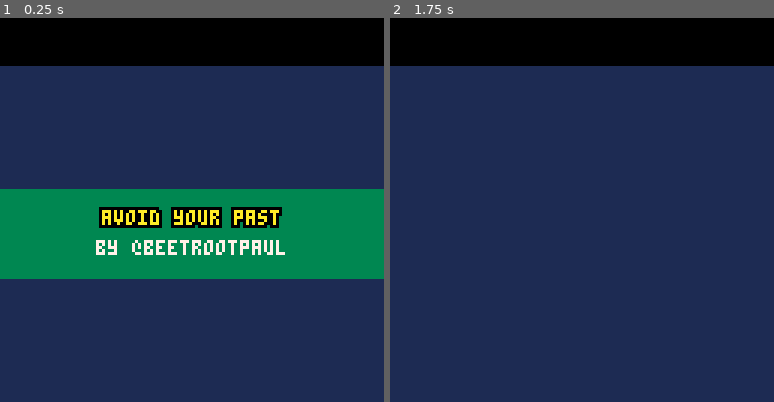
Above: before the commit, frames 1-2 (left to right).
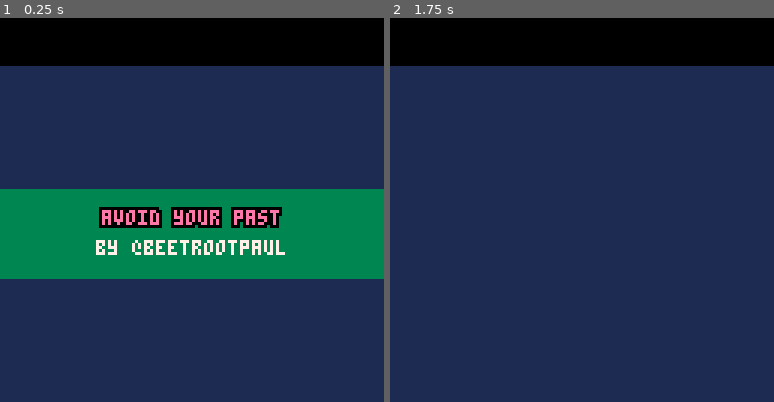
Above: after the commit, the same moments.

Repository: beetrootpaul/avoid-your-past
Game: PICO-8 cartridge avoid-your-past.p8
Same seed, same stepped clock (60 frames per second), same inputs: the game is played once before the commit and once after it.
Inputs:
- Up to frame 1 (0.25 s): no input
- Up to frame 2 (1.75 s): tap X (X key) at 0.33, 1.07 s; tap O (Z key) at 0.7, 1.7 s; hold Right from 1.6 s (still down)

The runs differ from the first frame. In frame 1, 0.8% of the frame differs, in the area x 26-73%, y 50-54%; in frame 2, nothing differs.

Commit message:
polishing

Diff:
--- a/src/game_states/game_state_gameplay.lua
+++ b/src/game_states/game_state_gameplay.lua
@@ -8,7 +8,7 @@
     local memory_chain = new_memory_chain()
 
     local trail_particles = {}
-    local invulnerable = false
+    local vulnerable = true
     local can_collect_coins = true
 
     local score = 0
@@ -20,7 +20,7 @@
     function on_coin_taken()
         sfx(0)
         score = score + 10
-        if not invulnerable then
+        if vulnerable then
             local last_memory = memory_chain.last_memory_or_player(player)
             last_memory.memory = new_memory({ origin = last_memory })
         end
@@ -28,9 +28,10 @@
 
     function hide_memories()
         sfx(2)
-        invulnerable = true
+        score = score + 1
+        vulnerable = false
         special_phase = {
-            label = "invulnerability",
+            label = "invulnerable",
             color = u.colors.pink,
             ttl_max = 150,
             ttl = 150,
@@ -39,6 +40,7 @@
 
     function hide_coins()
         sfx(1)
+        score = score + 3
         can_collect_coins = false
         special_phase = {
             label = "cannot collect coins",
@@ -80,7 +82,7 @@
             end
             if special_phase.ttl <= 0 then
                 special_phase = nil
-                invulnerable = false
+                vulnerable = true
                 can_collect_coins = true
                 level.reset_bg()
                 level.set_bg_pattern(nil)
@@ -121,7 +123,7 @@
                 }))
             end
             memory.follow_origin()
-            if not invulnerable then
+            if vulnerable then
                 if memory.is_active and collisions.have_circles_collided(
                     memory.collision_circle(),
                     player.collision_circle()
@@ -158,7 +160,7 @@
         level.draw_bg()
 
         for i = 1, #trail_particles do
-            if not trail_particles[i].is_of_memory or not invulnerable then
+            if not trail_particles[i].is_of_memory or vulnerable then
                 trail_particles[i].draw()
             end
         end
@@ -169,7 +171,7 @@
 
         player.draw()
 
-        if not invulnerable then
+        if vulnerable then
             memory_chain.for_each_memory_in_order(player, function(memory)
                 memory.draw()
             end)
--- a/src/game_states/game_state_over.lua
+++ b/src/game_states/game_state_over.lua
@@ -72,7 +72,7 @@
                 text.score,
                 u.screen_edge_px / 2 - text_score_w / 2,
                 sash_center_y + 2,
-                u.colors.yellow,
+                u.colors.pink,
                 u.colors.black
             )
         end
--- a/src/game_states/game_state_splash.lua
+++ b/src/game_states/game_state_splash.lua
@@ -53,7 +53,7 @@
                 text.title,
                 u.screen_edge_px / 2 - text_title_w / 2,
                 sash_center_y - u.text_height_px - 3,
-                u.colors.yellow,
+                u.colors.pink,
                 u.colors.black
             )
             print(
--- a/src/main.lua
+++ b/src/main.lua
@@ -21,6 +21,7 @@
 -- TODO: MUSIC
 
 -- TODO: extract particles to a separate file
+-- TODO: extract special state to a separate file
 -- TODO: rename memory triggers to coins
 -- TODO: rename invulnerable to negated vulnerable
 -- TODO: clean up, refactor, access through methods only
Not shown, changed: the sound effects (__sfx__) section of avoid-your-past.p8
